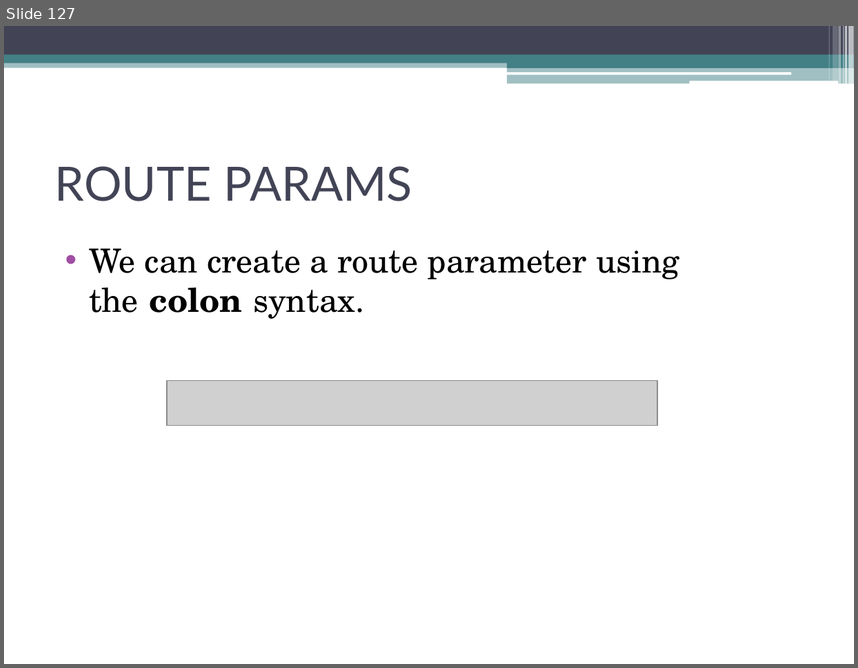
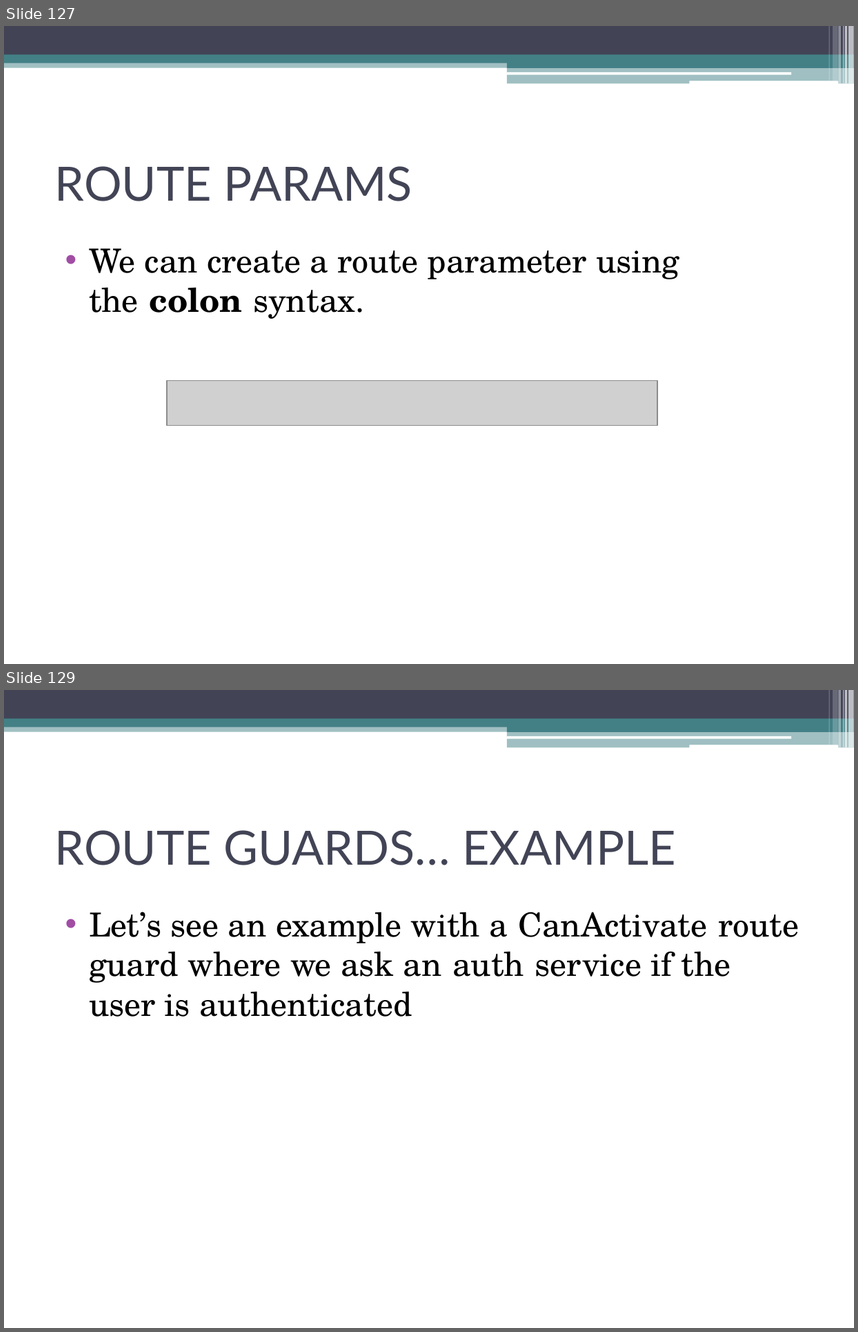
Before and after one commit to akjkhatri/mean_stack, a slide deck: MEAN Stack Workshop.pptx. Shown one above the other, each under a label of ours: slide 127 before the commit, slides 127 and 129 after it; the slides between them are not shown. The pictures are 858x668 and 858x1332 pixels, drawn with LibreOffice and Linux fonts; fonts in the diff are those of the drawing; grey boxes stand for pictures. Boxes give left, top, right and bottom in pixels: in the first picture for what was removed or moved away, otherwise in the second. Text is boxed around its words. In the diff, an @@ line names an element or a change of style, - is before the commit and + after.

```diff
--- a/MEAN Stack Workshop.pptx
+++ b/MEAN Stack Workshop.pptx
@@ slide 129 added at [4,690,854,1328], background #FFFFFF; not listed: 13 template elements that a slide beside it also shows @@
@@ title added at [55,830,675,865], 40 pt, text #424456 @@
+ROUTE GUARDS… EXAMPLE
@@ text added at [89,911,800,1016], 28 pt, text #000000 @@
+• Let’s see an example with a CanActivate route guard where we ask an auth service if the user is authenticated
```
Also in this commit, not shown: 1 slide changed, 27 other slides added.
